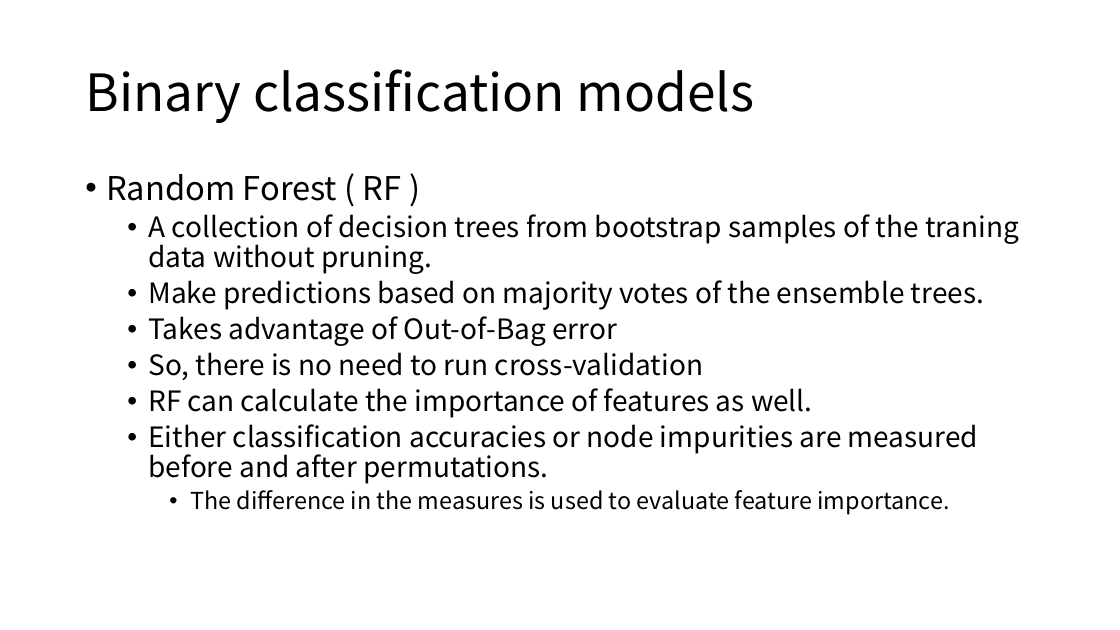
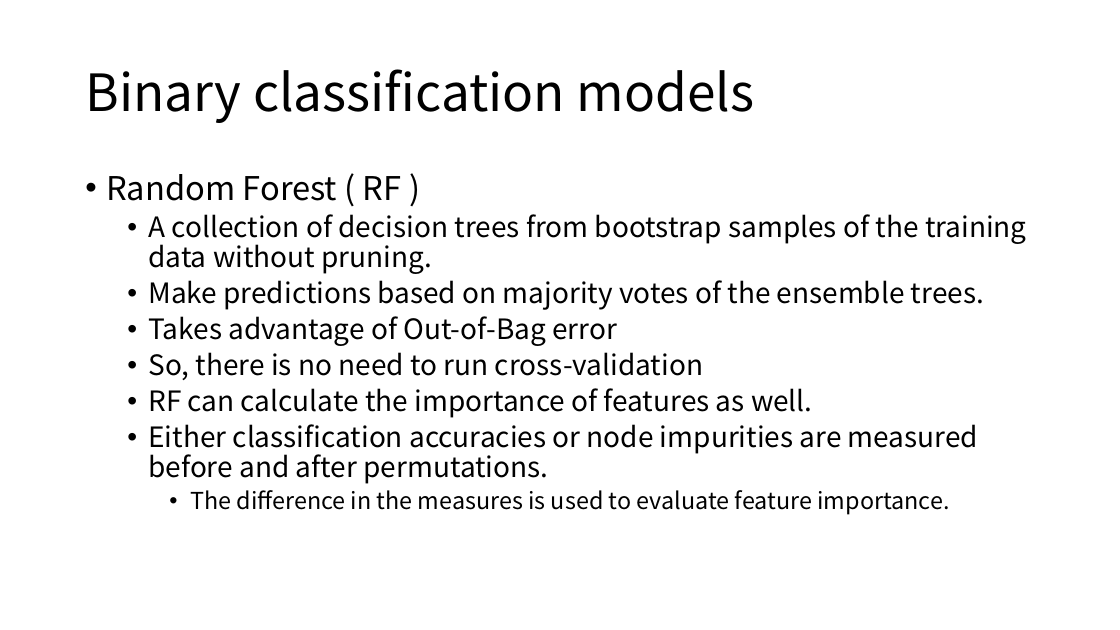
Before and after one commit to moklise/TIL, a slide deck: slide 16 of Review/BMCBioinfo_2016_Fu_predicting drug target using sementic network/Predicting drug target interactions using meta-path-based semantic network.pptx. Drawn at 1120x630 pixels with LibreOffice and Linux fonts; fonts in the diff are those of the drawing. Boxes give left, top, right and bottom in pixels: in the first picture for what was removed or moved away, otherwise in the second. Text is boxed around its words. In the diff, an @@ line names an element or a change of style, - is before the commit and + after.

```diff
--- a/Review/BMCBioinfo_2016_Fu_predicting drug target using sementic network/Predicting drug target interactions using meta-path-based semantic network.pptx
+++ b/Review/BMCBioinfo_2016_Fu_predicting drug target using sementic network/Predicting drug target interactions using meta-path-based semantic network.pptx
@@ text at bbox=[148, 214, 1027, 274]: text changed @@
-  • A collection of decision trees from bootstrap samples of the traning data without pruning.
+  • A collection of decision trees from bootstrap samples of the training data without pruning.
```
Also in this commit, not shown: 7 other slides changed, 4 other files.
